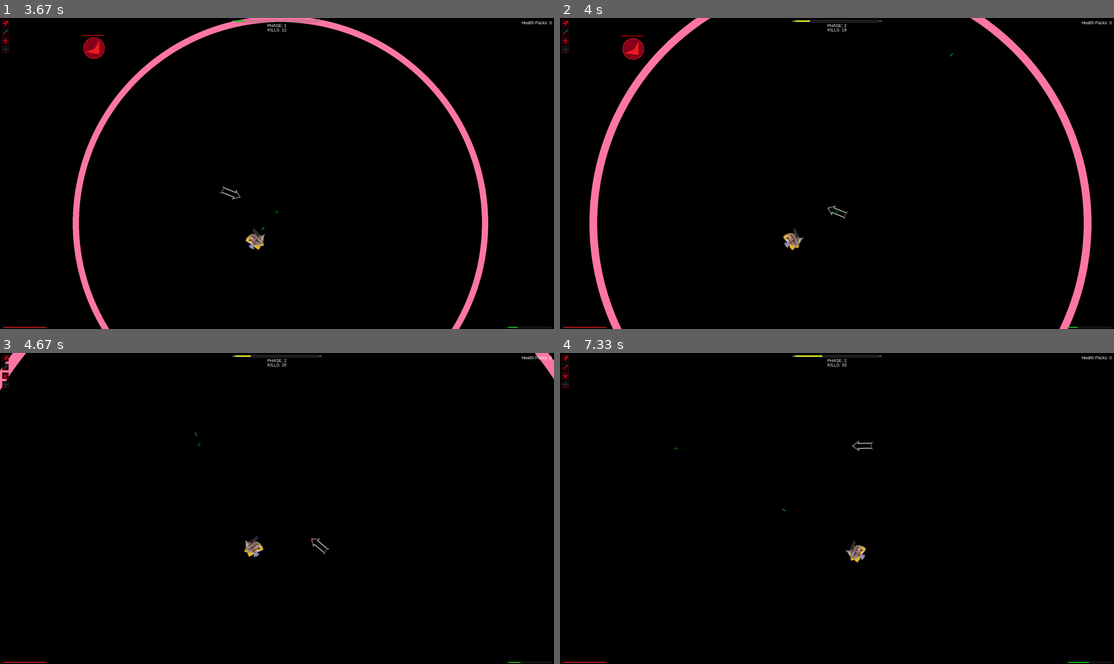
Above: before the commit, frames 1-4 (two rows, left to right).
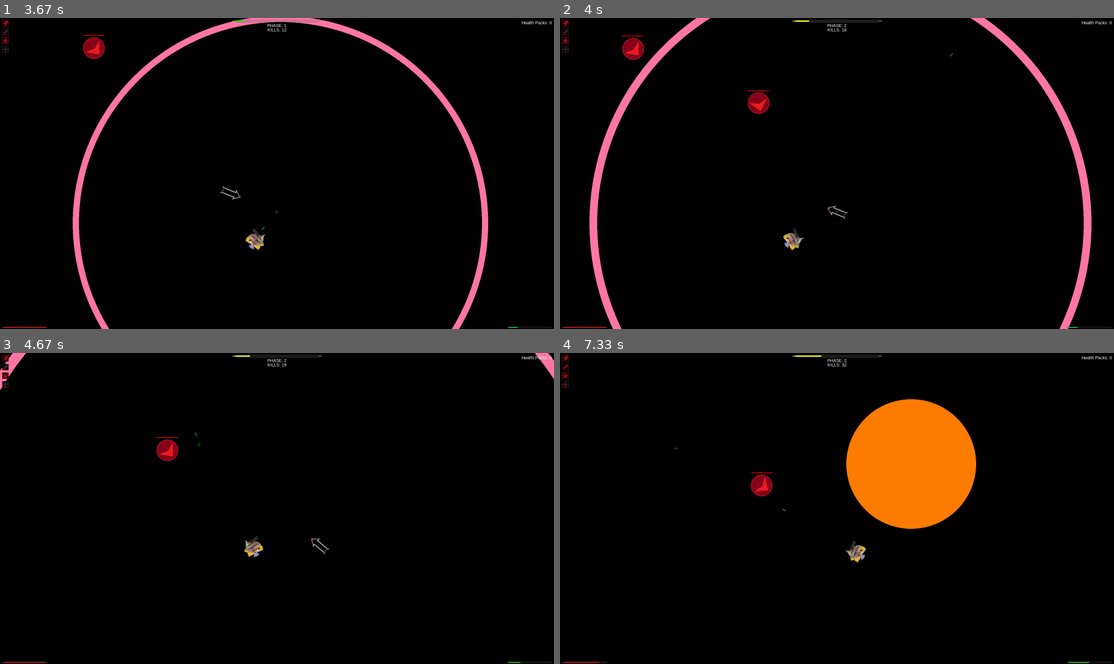
Above: after the commit, the same moments.

Repository: Jacob1Carter/BulletHellPygame
Game: pygame game, started from main.py
Same seed, same stepped clock (60 frames per second), same inputs: the game is played once before the commit and once after it.
Inputs (mouse positions are in pixels of both pictures, inside the frame that each line leads up to):
- Up to frame 1 (3.67 s): click (254, 185) at 0.38 s; tap E at 0.67, 1.98, 3.38 s; hold D 1-1.47 s; move the mouse to (332, 241) at 1.03 s; tap F at 1.07, 1.37, 1.9, 2.23, 2.53, 2.73, 3.03, 3.3, 3.63 s; tap K at 1.15, 2.32 s; click (360, 64) at 1.55 s; hold W 1.83-2.13 s; click (481, 282) at 1.92 s; hold D 2.17-2.63 s; click (132, 58) at 2.25 s; hold A 2.67-3.2 s; click (144, 111) at 2.75 s; hold S 3.23-3.53 s; click (249, 254) at 3.32 s; hold A from 3.57 s (still down); click (277, 210) at 3.65 s
- Up to frame 2 (4 s): tap K at 3.72 s; tap F at 3.93 s; release A at 3.97 s
- Up to frame 3 (4.67 s): hold W 4-4.37 s; tap F at 4.07, 4.47 s; click (487, 626) at 4.08 s; hold D from 4.4 s (still down); click (199, 443) at 4.48 s; tap E at 4.55 s
- Up to frame 4 (7.33 s): tap F at 4.77, 5.13, 5.53, 5.83, 6.03, 6.33, 6.53, 7.2 s; release D at 5.03 s; hold S 5.07-5.43 s; click (947, 483) at 5.15 s; tap K at 5.22, 6.62 s; hold A 5.47-5.93 s; click (1030, 589) at 5.55 s; hold D 5.97-6.43 s; click (1008, 502) at 6.05 s; tap E at 6.12, 7.28 s; hold W 6.47-6.77 s; click (654, 539) at 6.55 s; click (837, 365) at 6.85 s, where only the run after the commit has a clickable "KILLS: 31"; hold D from 7.13 s (still down); click (676, 449) at 7.22 s

Frame 1 is identical in both runs. In frame 2, 0.2% of the frame differs, in the area x 33-52%, y 0-31%; in frame 3, 0.2%; in frame 4, 8.0%, in the area x 0-76%, y 0-100%.

Commit message:
Shockwaves fix

Diff:
--- a/main.py
+++ b/main.py
@@ -331,7 +331,7 @@
 
         for enemy in enemies:
             distance = math.sqrt((shockwave.x - enemies[enemy].x) ** 2 + (shockwave.y - enemies[enemy].y) ** 2)
-            if distance <= shockwave.radius:
+            if (shockwave.radius - shockwave.thickness) <= distance <= shockwave.radius:
                 if enemy not in shockwave.damage_list:
                     shockwave.damage_list.append(enemy)
                     enemies[enemy].take_damage(shockwave.damage)
@@ -924,7 +924,7 @@
                     "delay": 1.5,
                     "max": 20,
                 }
-            elif 80 < player.kills <= 500:
+            elif 80 < player.kills <= 100:
                 phase = "5"
                 spawn_rules = {
                     "delay": 0.5,
